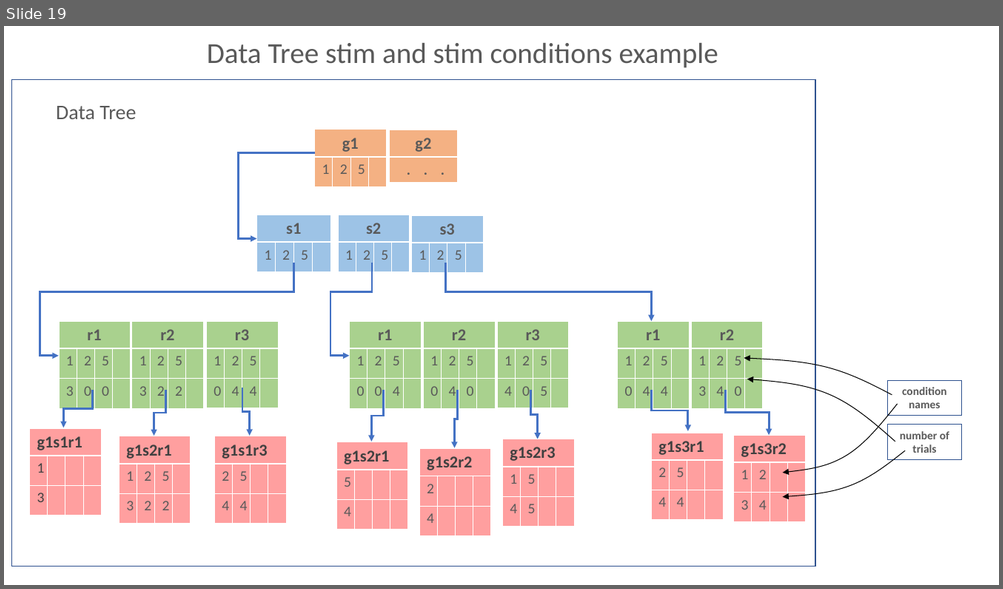
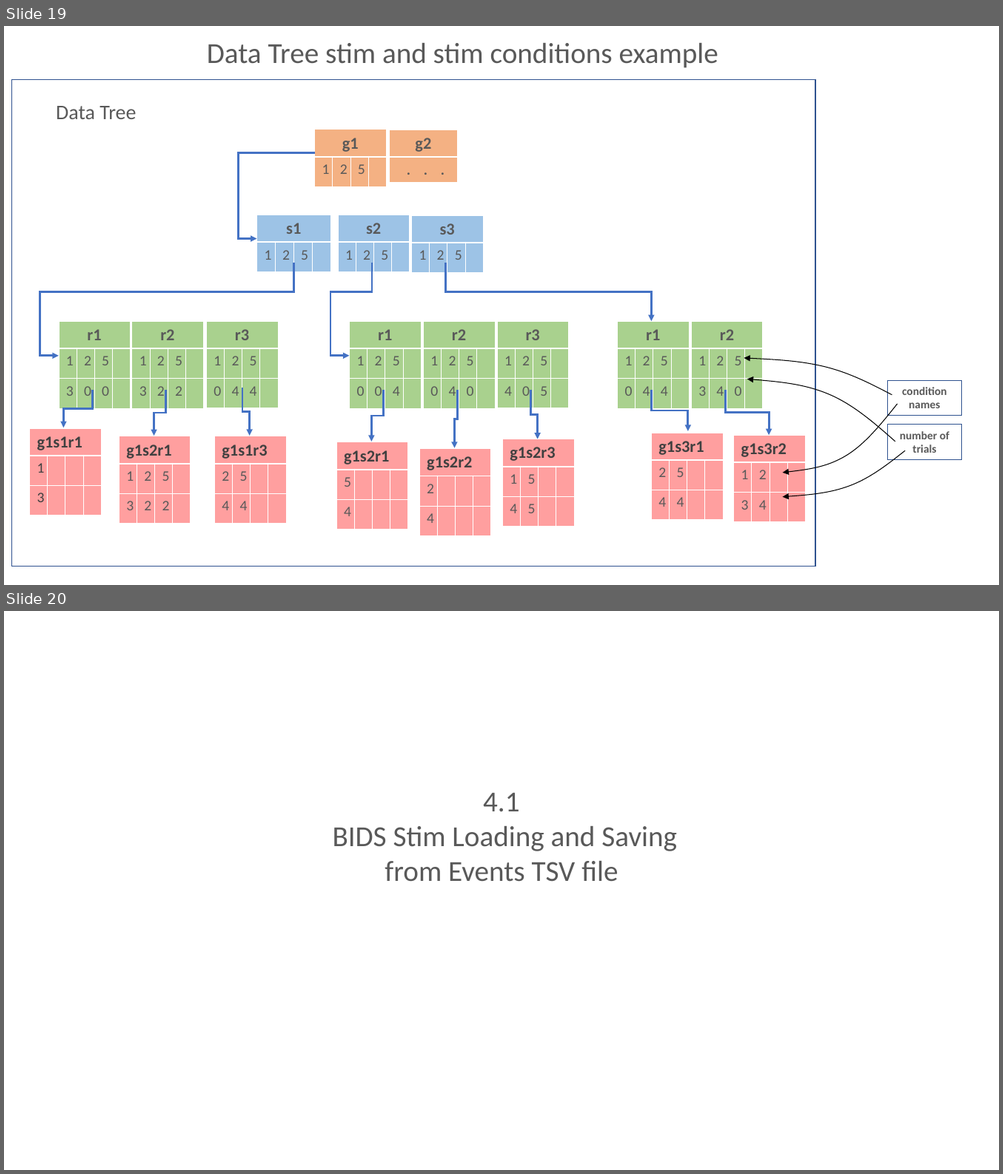
Before and after one commit to BUNPC/Homer3, a slide deck: Docs/DesignNotes.ppt. Shown one above the other, each under a label of ours: slide 19 before the commit, slides 19 and 20 after it. The pictures are 1003x589 and 1003x1174 pixels, drawn with LibreOffice and Linux fonts; fonts in the diff are those of the drawing. Boxes give left, top, right and bottom in pixels: in the first picture for what was removed or moved away, otherwise in the second. Text is boxed around its words. In the diff, an @@ line names an element or a change of style, - is before the commit and + after.

```diff
--- a/Docs/DesignNotes.ppt
+++ b/Docs/DesignNotes.ppt
@@ slide 20 added at <box>4,611,999,1170</box>, background #FFFFFF @@
@@ text added at <box>333,793,677,882</box>, 28 pt, text #595959 @@
+4.1
+BIDS Stim Loading and Saving from Events TSV file
```
Also in this commit, not shown: 2 slides changed, 11 other slides added, 6 slides removed, 11 other files.
